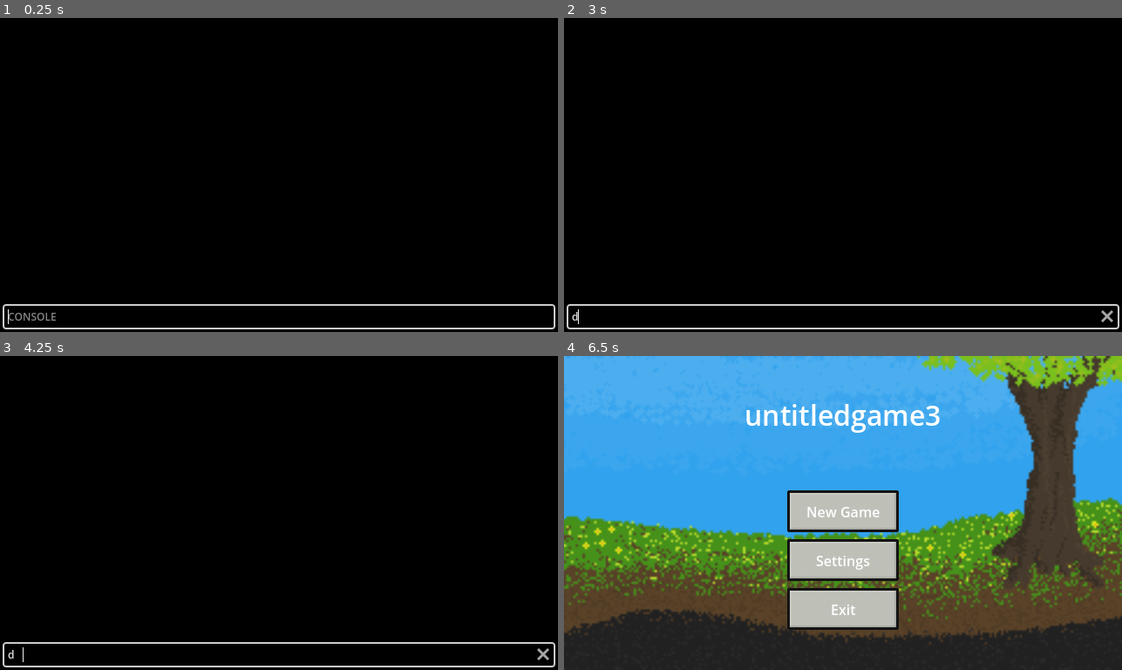
Above: before the commit, frames 1-4 (two rows, left to right).
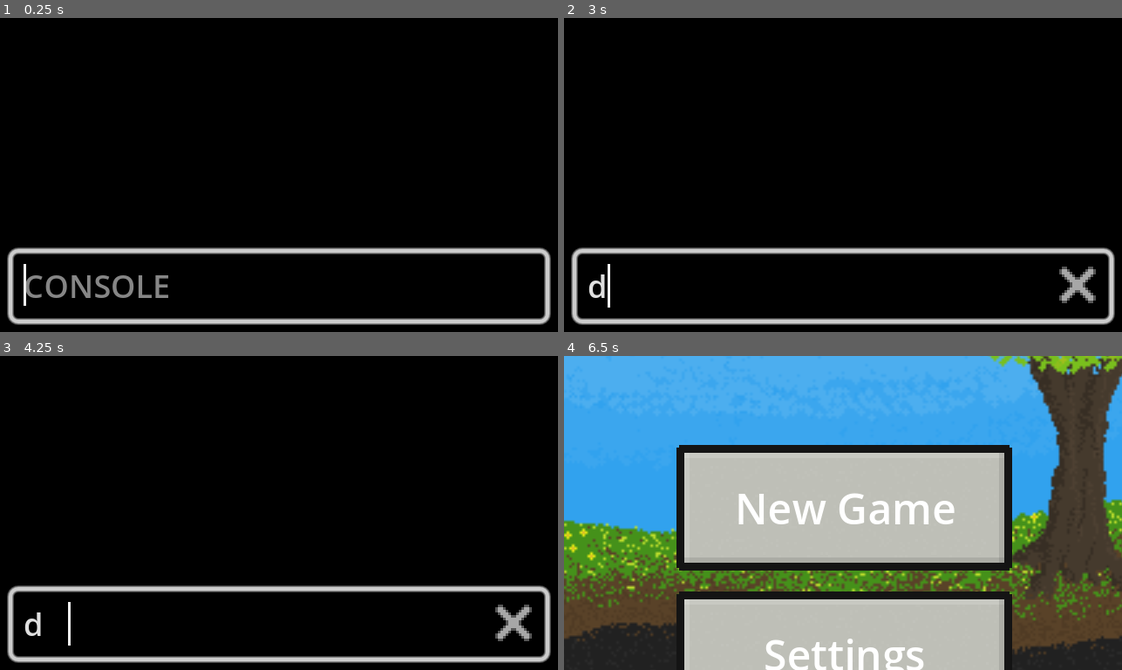
Above: after the commit, the same moments.

Repository: RemRemEgg/untitledgame3
Game: Godot game, scene res://scenes/ui/main_menu.tscn
The game is run twice, just before and just after one commit, with the same random seed, the same clock (stepped at 60 frames per second) and the same inputs.
Inputs (mouse positions are in pixels of both pictures, inside the frame that each line leads up to):
- Up to frame 1 (0.25 s): no input
- Up to frame 2 (3 s): click "New Game" at 0.5 s; click "New Game" at 1.25 s; click "Settings" at 2 s; tap Enter at 2.75 s; move the mouse to (965, 159) at 2.77 s; hold D (right) from 2.78 s (still down); tap Keypad 1 (DBG_DCH) at 2.85 s; click (965, 159) at 2.92 s
- Up to frame 3 (4.25 s): keep holding D (right); tap Space (jump) at 3.02, 3.5, 3.77 s; move the mouse to (167, 528) at 3.52 s; tap Shift (dash) at 3.6 s
- Up to frame 4 (6.5 s): tap Enter at 4.25, 5.75 s; move the mouse to (898, 443) at 4.27 s; release D (right) at 4.28 s; hold A (left) 4.28-5.03 s; tap Keypad 1 (DBG_DCH) at 4.35, 5.85 s; tap Space (jump) at 5, 5.27, 6.02 s; move the mouse to (815, 575) at 5.02 s; hold D (right) from 5.03 s (still down); tap Shift (dash) at 5.1 s; click (815, 575) at 5.17 s; move the mouse to (1010, 560) at 5.77 s; tap ` (dbg_console) at 6.4 s

The runs differ from the first frame. In frame 1, 6.8% of the frame differs, in the area x 0-100%, y 73-100%; in frame 2, 6.6%; in frame 3, 6.6%; in frame 4, 52%, in the area x 0-100%, y 0-100%.

Commit message:
ai memory fixes and more console work

Diff:
--- a/project.godot
+++ b/project.godot
@@ -27,8 +27,8 @@
 window/size/viewport_width=640
 window/size/viewport_height=360
 window/size/mode=2
-window/stretch/mode="viewport"
 window/stretch/aspect="keep_height"
+window/stretch/scale=3.0
 mouse_cursor/custom_image="res://assets/textures/ui/cursor.png"
 mouse_cursor/custom_image_hotspot=Vector2(24, 24)
 mouse_cursor/tooltip_position_offset=Vector2(0, 0)
--- a/scripts/ProcAI.gd
+++ b/scripts/ProcAI.gd
@@ -25,6 +25,16 @@
 	if mas: entity.move_and_slide()
 
 func update_target() -> void: entity.target = entity.get_tree().root.get_node("world/player") as Entity
+
+static func from_string(data: String) -> ProcAI:
+	var ai: ProcAI = ProcAI.new()
+	var rootfw := AIFramework.generate_new()
+
+	AIFramework.AI = ai
+	AIAction.AI = ai
+	rootfw.finalize()
+	ai.processor = rootfw
+	return ai
 
 static func generate_new() -> ProcAI:
 	var ai: ProcAI = ProcAI.new()
@@ -42,11 +52,9 @@
 
 	var rootfw := AIFramework.generate_new()
 
-	rootfw.finalize()
 	AIFramework.AI = ai
 	AIAction.AI = ai
-	rootfw.calc_index()
-	rootfw.calc_action_indexes()
+	rootfw.finalize()
 
 	ai.processor = rootfw
 
@@ -74,7 +82,6 @@
 class AIFramework extends AIProcessor:
 	static var AI: ProcAI
 	enum {DEADWEIGHT, DISTANCE_2, CYCLE, RANDOM}
-	var init_mem: Array[float] = []
 	var type: int
 	var actions: Array[AIProcessor] = []
 	var l_index: int = -1
@@ -85,6 +92,11 @@
 		process = type_to_callable()
 		for i in range(min_array_sizes().x): if actions.size() <= i: actions.push_back(AIAction.new().finalize())
 		for action in actions: action.finalize()
+		calc_index()
+		calc_action_indexes()
+		match type:
+			DISTANCE_2:
+				AI.init_mem[m_index] = 100
 		return self
 	func type_to_callable() -> Callable:
 		match self.type:
@@ -115,12 +127,12 @@
 		AI.l_size += 1
 		m_index = AI.init_mem.size()
 		var mas := min_array_sizes()
-		while init_mem.size() < mas.y: init_mem.append(0.0)
-		if init_mem.size() > 0: AI.init_mem.append_array(init_mem)
-		for i in range(actions.size()): if actions[i] is AIFramework:
-			actions[i].calc_index()
+		for i in mas.y: AI.init_mem.append(0.0)
+		for i in actions.size():
+			if actions[i] is AIFramework:
+				actions[i].calc_index()
 	func calc_action_indexes() -> void:
-		for i in range(actions.size()):
+		for i in actions.size():
 			if actions[i] is AIFramework: actions[i].calc_action_indexes()
 			elif actions[i] is AIAction: actions[i].calc_index()
 	static func generate_new() -> AIFramework:
@@ -128,19 +140,17 @@
 		fw.type = randi_range(0, RANDOM)
 
 		for i in randi_range(0, 3):
-			if randf() <= -0.4:
+			if randf() <= 0.4:
 				var naif := AIFramework.generate_new()
-				print("adding new fw to stack")
 				fw.actions.append(naif)
 			else:
 				var naia := AIAction.generate_new()
-				print("adding new ac to stack %s" % naia)
 				fw.actions.append(naia)
-				print("added %s" % fw.actions)
 
 		return fw
 
-#region Framework Type Methods
+#regionFrameworkTypeMethods###################################################################################################################################################################
+# # # # # # # # # # # # # # # # # # # # # # # # # # # # # # # # # # # # # # # # # # # # # # # # # # # # # # # # # # # # # # # # # # # # # # # # # # # # # # # # # # # # # # # # # # # # # # #
 	func deadweight() -> void: AIAction.DEADWEIGHT_ACTION.process.call()
 
 	func distance_2() -> void:
@@ -156,7 +166,8 @@
 	func random() -> void:
 		if forced_lock_dir(): return
 		call_with_lock(randi() % actions.size())
-#endregion##########################################################################################
+# # # # # # # # # # # # # # # # # # # # # # # # # # # # # # # # # # # # # # # # # # # # # # # # # # # # # # # # # # # # # # # # # # # # # # # # # # # # # # # # # # # # # # # # # # # # # # #
+#endregion####################################################################################################################################################################################
 
 	func _to_string() -> String:
 		var sb := "[color=aqua]AIP<%s> Li: %s, Mi: %s[/color]" % [process.get_method(), l_index, m_index]
@@ -210,7 +221,8 @@
 		AI.entity.apply_gravity(1.0)
 		AI.entity.mem[m_index] = 1 if AI.entity.iof else 0
 
-#region Action Type Methods
+#regionActionTypeMethods######################################################################################################################################################################
+# # # # # # # # # # # # # # # # # # # # # # # # # # # # # # # # # # # # # # # # # # # # # # # # # # # # # # # # # # # # # # # # # # # # # # # # # # # # # # # # # # # # # # # # # # # # # # #
 	func deadweight() -> void:
 		AI.mas = true
 		AI.entity.apply_friction()
@@ -254,7 +266,8 @@
 			AI.entity.velocity = ((AI.entity.target.get_feet_pos() - AI.entity.get_feet_pos()).normalized() -
 				Vector2(0, 0.3)).normalized() * 0.03 * AI.entity.speed * sqrt(AI.target_distance)
 			attack.fire(AI, AI.target_vector)
-#endregion##########################################################################################
+# # # # # # # # # # # # # # # # # # # # # # # # # # # # # # # # # # # # # # # # # # # # # # # # # # # # # # # # # # # # # # # # # # # # # # # # # # # # # # # # # # # # # # # # # # # # # # #
+#endregion####################################################################################################################################################################################
 
 	func _to_string() -> String:
 		var sb := "[color=#f90]AIA<%s> Mi: %s[/color]" % [process.get_method(), m_index]
--- a/scripts/Projectile.gd
+++ b/scripts/Projectile.gd
@@ -24,11 +24,7 @@
 var readied: bool = false
 
 func _to_string() -> String:
-	var sbase := ""
-	match base_type:
-		bases.SWING: sbase = "SWING"
-		bases.ARROW: sbase = "Arrow"
-	var sb := "[%s] Mt: %s, p: %s, KNO: %s, col: %s%s%s" % [sbase, max_time, pierce, kill_no_origin,\
+	var sb := "Proj<%s> Mt: %s, p: %s, KNO: %s, col: %s%s%s" % [base.get_method(), max_time, pierce, kill_no_origin,\
 	friendly as int, hostile as int, terrain_active as int]
 	return sb
 
--- a/scripts/console.gd
+++ b/scripts/console.gd
@@ -36,14 +36,15 @@
 func submit(text: String) -> void:
 	input.text = ""
 	parse_command(text)
+	h_index = -1
 	if (history.size() > 0 && history[0] != text) || history.size() == 0: history.push_front(text)
 
 func print(text: String) -> void:
-	print("[Console] " + text)
+	print_rich("[Console] " + text.replace("\n", "\n[Console] "))
 	lines.text += ("\n" if lines.text != "" else "") + text
 
 func print_err(text: String) -> void:
-	print("[Error] " + text)
+	print_rich("[Error] " + text.replace("\n", "\n[Error] "))
 	lines.text += ("\n" if lines.text != "" else "") + "[color=red]" + text + "[/color]"
 
 func parse_command(text: String) -> void:
@@ -61,8 +62,18 @@
 			self.print(Entity.TEMP_CONST_PROCAI.to_string())
 		"error": self.print_err("error")
 		"sisl": self.print(":".join(args))
-		_:
-			print_err("Unknown Command '/%s'" % args[0])
+		"ai":
+			if args.size() < 2: return print_err("Not enough arguments for command")
+			match args[1]:
+				"tree": self.print(Entity.TEMP_CONST_PROCAI.to_string())
+				"rand":
+					Entity.TEMP_CONST_PROCAI = ProcAI.generate_new()
+					self.print(Entity.TEMP_CONST_PROCAI.to_string())
+				"build":
+					if args.size() < 3: return print_err("Not enough arguments for command")
+					Entity.TEMP_CONST_PROCAI = ProcAI.from_string(args[3])
+				_: print_err("Unknown Command '/%s'" % args[0])
+		_: print_err("Unknown Command '/%s'" % args[0])
 
 func split_in_same_level(text: String, blade: String) -> Array[String]:
 	if !text.contains(blade) || text.is_empty(): return [text]
